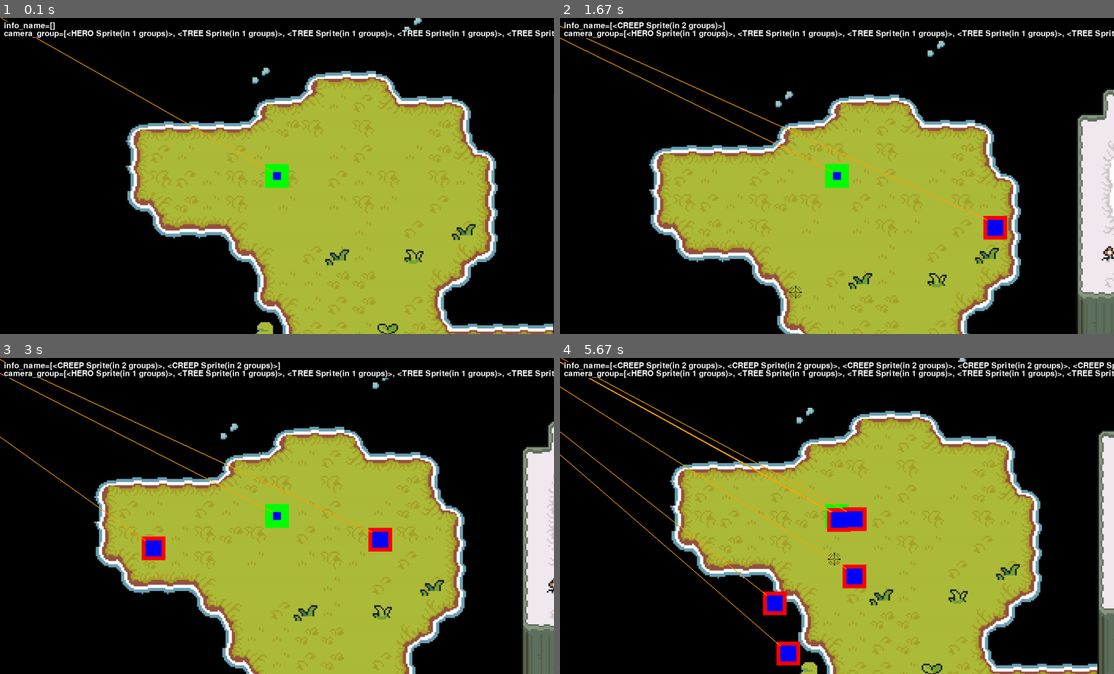
Above: before the commit, frames 1-4 (two rows, left to right).
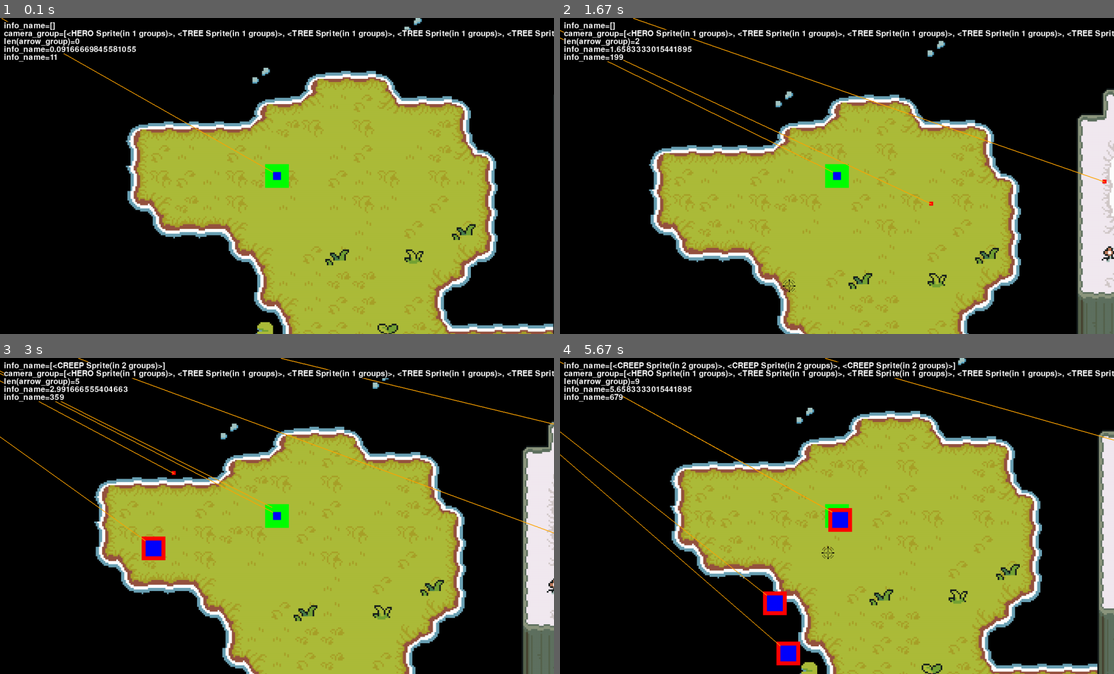
Above: after the commit, the same moments.

Repository: ArcherWayne/pygame_windranger_simulator
Game: pygame game, started from main.py
The game is run twice, just before and just after one commit, with the same random seed, the same clock (stepped at 60 frames per second) and the same inputs.
Inputs (mouse positions are in pixels of both pictures, inside the frame that each line leads up to):
- Up to frame 1 (0.1 s): no input
- Up to frame 2 (1.67 s): press the mouse at (1014, 166) at 0.37 s; move the mouse to (925, 182) at 0.47 s; release the mouse at (842, 198) at 0.6 s; hold D 0.67-1.13 s; click (1003, 207) at 0.75 s; hold W 1.17-1.47 s; click (997, 198) at 1.25 s; right-click (787, 286) at 1.55 s
- Up to frame 3 (3 s): hold D 1.83-2.3 s; click (421, 395) at 1.92 s; hold A 2.33-2.87 s; click (105, 474) at 2.42 s; hold S from 2.9 s (still down); click (254, 440) at 2.98 s
- Up to frame 4 (5.67 s): release S at 3.2 s; hold A 3.23-3.63 s; click (704, 636) at 3.32 s; hold W 3.67-4.03 s; click (659, 446) at 3.75 s; hold D 4.07-4.7 s; click (759, 449) at 4.15 s; hold S 4.73-5.1 s; click (842, 455) at 4.82 s; hold A 5.13-5.6 s; click (825, 550) at 5.22 s; hold D from 5.63 s (still down)

The runs differ from the first frame. In frame 1, 0.6% of the frame differs, in the area x 0-25%, y 0-14%; in frame 2, 2.1%; in frame 3, 2.2%; in frame 4, 2.3%, in the area x 0-100%, y 0-73%.

Commit message:
bullets kill creeps

Diff:
--- /dev/null
+++ b/arrow.py
@@ -0,0 +1,58 @@
+import pygame
+from setting import *
+from debug import debug
+
+class ARROW(pygame.sprite.Sprite):
+	def __init__(self, groups, direction, speed, damage, hero_pos, creep_group):
+		super().__init__(groups)
+
+		self.type = 'arrow'
+
+		# movement
+		self.direction = direction
+
+		if self.direction.magnitude() != 0:
+			self.direction = self.direction.normalize()
+
+		self.movement_speed = speed
+		self.damage = damage
+		self.start_pos = hero_pos
+
+		self.pos = pygame.math.Vector2()
+		self.pos.x = hero_pos.x
+		self.pos.y = hero_pos.y
+
+		self.image = pygame.Surface((ARROW_WIDTH, ARROW_HEIGHT)).convert_alpha()
+		self.image.fill(RED)
+		# self.rect = self.image.get_rect(center = (self.pos[0], self.pos[1]))
+		self.rect = pygame.Rect(0, 0, ARROW_COLLISION_WIDTH, ARROW_COLLISION_HEIGHT)
+
+		self.old_rect = self.rect.copy()
+
+		# stats
+		self.time_10s = 0
+		self.creep_group = creep_group
+
+	def check_collision(self):
+		# 存在两种碰撞:
+		# 1. 检查是否rect之间有碰撞, 这个会检查rect在图像上是否重叠
+		# 2. 检查是否pos之间有碰撞, 这个会检查坐标上是否有重叠
+		# 在bullet中, 依旧要使用camera_group
+		hit_creeps = pygame.sprite.spritecollide(self, self.creep_group, True)
+		if hit_creeps:
+			self.kill()
+
+	def kill_when_more_than_10s(self):
+		self.time_10s += 1
+		if self.time_10s >= FPS*10:
+			self.kill()
+
+
+	def update(self, dt):
+		self.pos.x += self.direction.x * self.movement_speed * dt
+		self.rect.x = round(self.pos.x)
+		self.pos.y += self.direction.y * self.movement_speed * dt
+		self.rect.y = round(self.pos.y)
+
+		self.kill_when_more_than_10s()
+		self.check_collision()
--- a/cursor.py
+++ b/cursor.py
@@ -11,7 +11,7 @@
         self.rect.topleft = mouse_pos
 
     def draw(self):
-        screen.blit(self.image, self.rect)
+        screen.blit(self.image, (self.rect.topleft[0]-0.5*CURSOR_WIDTH, self.rect.topleft[1]-0.5*CURSOR_HEIGHT))
 
     def update(self, mouse_pos):
         self.get_pos(mouse_pos)
--- a/hero.py
+++ b/hero.py
@@ -57,35 +57,3 @@
 		self.old_rect = self.rect.copy()
 
 		self.keyboard_movement()
-
-# class PLAYER(pygame.sprite.Sprite): # clear code example
-	# def __init__(self,pos, *groups) -> None:
-	# 	super().__init__(*groups)
-	# 	# self.image = pygame.image.load('graphics/player.png').convert_alpha()
-	# 	self.image = pygame.transform.scale(pygame.image.load("assets/graphics/windranger/windranger_idle_animation1.png").convert_alpha(), (HERO_WIDTH, HERO_HEIGHT))
-	# 	self.rect = self.image.get_rect(center = pos)
-	# 	self.direction = pygame.math.Vector2()
-	# 	self.speed = 5
-
-	# def input(self):
-	# 	keys = pygame.key.get_pressed()
-
-	# 	if keys[pygame.K_UP]:
-	# 		self.direction.y = -1
-	# 	elif keys[pygame.K_DOWN]:
-	# 		self.direction.y = 1
-	# 	else:
-	# 		self.direction.y = 0
-
-	# 	if keys[pygame.K_RIGHT]:
-	# 		self.direction.x = 1
-	# 	elif keys[pygame.K_LEFT]:
-	# 		self.direction.x = -1
-	# 	else:
-	# 		self.direction.x = 0
-
-	# def update(self):
-
-
-	# 	self.input()
-	# 	self.rect.center += self.direction * self.speed
--- a/main.py
+++ b/main.py
@@ -12,6 +12,7 @@
 from tree import TREE
 from creep import CREEP
 from cursor import CURSOR
+from arrow import ARROW
 # from hero import PLAYER # debug use
 
 class MAINGAME:
@@ -31,11 +32,12 @@
 
 # group setup ----------------------------------------------------------------------------------------------- #
 		self.camera_group = CameraGroup()
+
 		self.hero_group = pygame.sprite.GroupSingle()
 		self.creep_group = pygame.sprite.Group()
 		self.tree_group = pygame.sprite.Group()
-		# self.all_sprites = pygame.sprite.Group()
-		self.collision_box_group = pygame.sprite.Group()
+
+		self.arrow_group = pygame.sprite.Group()
 
 # class setup
 		# class = Class()
@@ -46,10 +48,14 @@
 		self.creep_enemy_timer = pygame.USEREVENT + 1
 		pygame.time.set_timer(self.creep_enemy_timer, 1000)
 
+		# self.shoot_arrow = pygame.USEREVENT + 1
+
 # attribute setup
 		self.cursor = CURSOR()
 		self.mouse_pos = (0, 0)
 		self.last_time = time.time()
+		self.start_time = time.time()
+		self.frames = 0
 		self.game_active = True
 
 	def generate_trees(self):
@@ -74,8 +80,26 @@
 				if event.type == self.creep_enemy_timer:
 					self.camera_group.add(CREEP([self.camera_group, self.creep_group], self.creep_group, self.hero))
 
-			if event.type == pygame.MOUSEMOTION:
-				self.mouse_pos = event.pos
+				if event.type == pygame.MOUSEMOTION:
+					self.mouse_pos = event.pos
+
+				if event.type == pygame.MOUSEBUTTONDOWN:
+					self.mouse_click_pos = event.pos
+					self.mouse_click_button = event.button
+					# mouse_action(self.mouse_pos, self.mouse_click_pos, self.mouse_click_button)
+					if self.mouse_click_button == 1:
+						aim_direction = pygame.math.Vector2()
+						aim_direction.x = self.mouse_click_pos[0] - WIN_WIDTH/2
+						aim_direction.y = self.mouse_click_pos[1] - WIN_HEIGHT/2
+						ARROW([self.camera_group, self.arrow_group], aim_direction, ARROW_SPEED, ARROW_DAMAGE, self.hero.pos, self.creep_group)
+
+					# FIXME : 方向计算有问题
+
+					if self.mouse_click_button == 2:
+						pass
+
+					if self.mouse_click_button == 3:
+						pass
 
 			# game loop    ---------------------------------------------------------------------------------- #
 			if self.game_active:
@@ -99,6 +123,10 @@
 				# debug(self.creep_group.Sprites.rect)
 				debug(self.creep_group.sprites())
 				debug(self.camera_group.sprites(), y = 30, info_name='camera_group')
+				debug(len(self.arrow_group.sprites()), y = 50, info_name='len(arrow_group)')
+				debug(str(time.time()-self.start_time), y = 70)
+				self.frames += 1
+				debug(str(self.frames), y = 90)
 				# debug(self.hero.rect.topleft, x=self.hero.rect.topleft[0], y=self.hero.rect.topleft[1])
 				pygame.display.update()
 
--- a/me_camera_base_camera.py
+++ b/me_camera_base_camera.py
@@ -4,43 +4,6 @@
 from setting import *
 # from random import randint
 # from debug import debug
-
-# active = 0
-
-# class Tree(pygame.sprite.Sprite):
-# 	def __init__(self,pos,group):
-# 		super().__init__(group)
-# 		self.image = pygame.image.load('assets/graphics/map/tree.png').convert_alpha()
-# 		self.rect = self.image.get_rect(topleft = pos)
-
-# class Player(pygame.sprite.Sprite):
-# 	def __init__(self,pos,group):
-# 		super().__init__(group)
-# 		self.image = pygame.image.load('assets/graphics/windranger/windranger_idle_animation1.png').convert_alpha()
-# 		self.rect = self.image.get_rect(center = pos)
-# 		self.direction = pygame.math.Vector2()
-# 		self.speed = 5
-
-# 	def input(self):
-# 		keys = pygame.key.get_pressed()
-
-# 		if keys[pygame.K_UP]:
-# 			self.direction.y = -1
-# 		elif keys[pygame.K_DOWN]:
-# 			self.direction.y = 1
-# 		else:
-# 			self.direction.y = 0
-
-# 		if keys[pygame.K_RIGHT]:
-# 			self.direction.x = 1
-# 		elif keys[pygame.K_LEFT]:
-# 			self.direction.x = -1
-# 		else:
-# 			self.direction.x = 0
-
-# 	def update(self):
-# 		self.input()
-# 		self.rect.center += self.direction * self.speed
 
 class CameraGroup(pygame.sprite.Group):
 	def __init__(self):
@@ -107,26 +70,16 @@
 					offset_pos = collision_area_rect.topleft - self.offset
 					self.display_surf.blit(collision_area_surf, offset_pos)
 
-			# self.image = pygame.Surface(
-			# 	(CREEP_WIDTH, CREEP_HEIGHT)).convert_alpha()
-			# self.image.fill(RED)
-
 
 	def show_absolute_vector(self, player):
 		if show_absolute_vector:
 			for sprite in self.sprites():
-				if sprite.type == 'creep':
+				if sprite.type == 'creep' or sprite.type == 'hero' or sprite.type == 'arrow':
 					# pygame.draw.line(屏幕，颜色，起点，终点，宽度)
 					pygame.draw.line(self.display_surf, ORANGE, (-player.rect.topleft[0], -player.rect.topleft[1]), sprite.rect.topleft - self.offset, 2)
 					# NOTE: 实现方法: 向量起始坐标是绝对位置, 终点坐标是相机的相对位置
 					# 指向的是实际的rect的位置, image只是显示图像的, 没有实际逻辑功能
 					# 绝对位置和相对位置的转换关系: 相对位置 = 绝对位置 - offset
-
-			for sprite in self.sprites():
-				if sprite.type == 'hero':
-					# pygame.draw.line(屏幕，颜色，起点，终点，宽度)
-					pygame.draw.line(self.display_surf, ORANGE, (-player.rect.topleft[0], -player.rect.topleft[1]), sprite.rect.topleft - self.offset, 2)
-
 
 	def show_debug_info(self):
 		pass
--- /dev/null
+++ b/mouse_action.py
@@ -0,0 +1,7 @@
+import pygame
+from hero import Hero
+from creep import Creep
+from arrow import ARROW
+
+
+def mouse_action(mouse_pos, mouse_click_pos, mouse_click_button):
--- a/setting.py
+++ b/setting.py
@@ -23,32 +23,33 @@
 CURSOR_WIDTH = 32
 CURSOR_HEIGHT = 32
 
-
 # hero stats
 # __init__(self, name, health, movement_speed, damage, forswing, backswing, flag_moving)
+HERO_WIDTH = 60
 HERO_HEIGHT = 60
-HERO_WIDTH = 60
+HERO_COLLISION_WIDTH = 20
 HERO_COLLISION_HEIGHT = 20
-HERO_COLLISION_WIDTH = 20
-HERO_HEALTH = 120
+HERO_HEALTH = 550
 HERO_MOVEMENT_SPEED = 200
-HERO_DAMAGE = 16
-HERO_FORESWING = 0.1
-HERO_BACKSWING = 0.2
+
+# ARROW stats
+ARROW_WIDTH = 10
+ARROW_HEIGHT = 10
+ARROW_COLLISION_WIDTH = 10
+ARROW_COLLISION_HEIGHT = 10
+ARROW_SPEED = 600
+ARROW_DAMAGE = 10
 
 
 # creep stats
 # __init__(self, health, movement_speed, damage, forswing, backswing)
+CREEP_WIDTH = 60
 CREEP_HEIGHT = 60
-CREEP_WIDTH = 60
+CREEP_COLLISION_WIDTH = 40
 CREEP_COLLISION_HEIGHT = 40
-CREEP_COLLISION_WIDTH = 40
-CREEP_HEALTH = 50
-CREEP_CIT_HEALTH = HERO_DAMAGE - 1
+CREEP_HEALTH = 20
 CREEP_MOVEMENT_SPEED = 120
-CREEP_DAMAGE = 5
-CREEP_FORESWING = 0.2
-CREEP_BACKSWING = 0.2
+
 
 
 # colors
